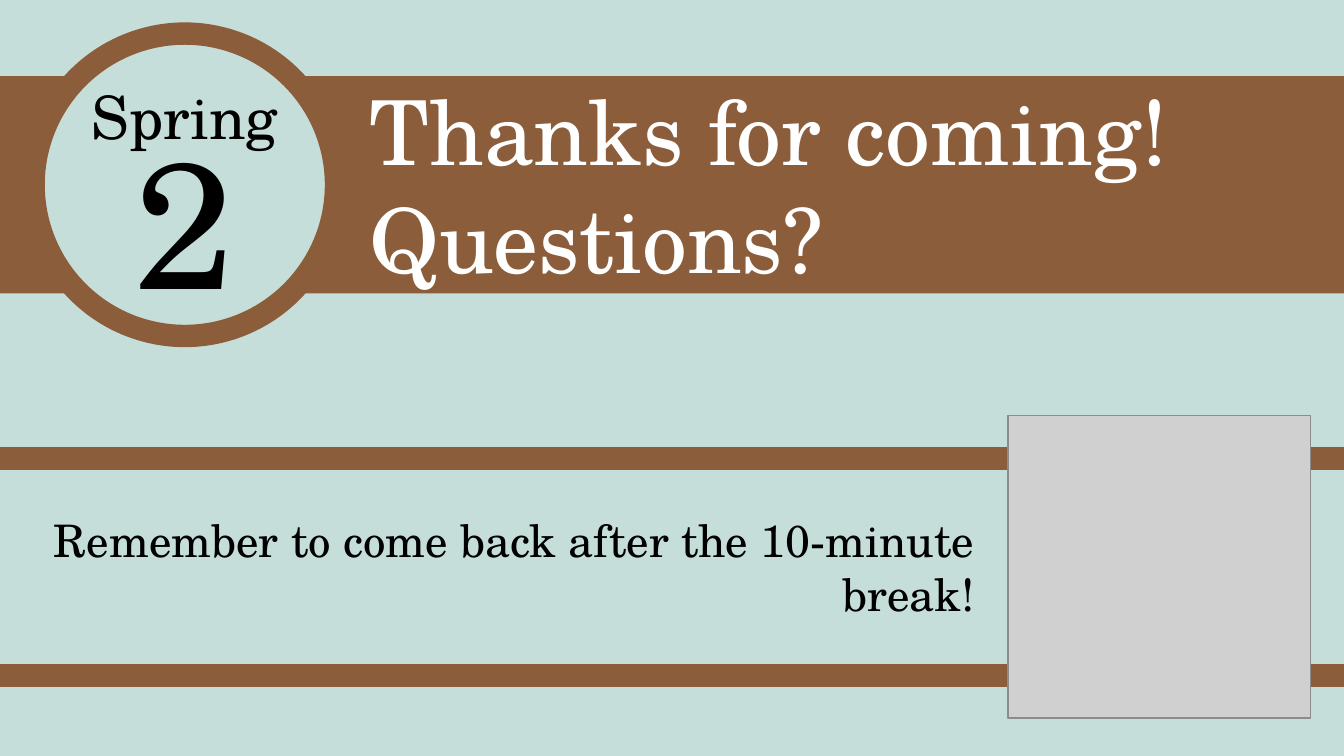
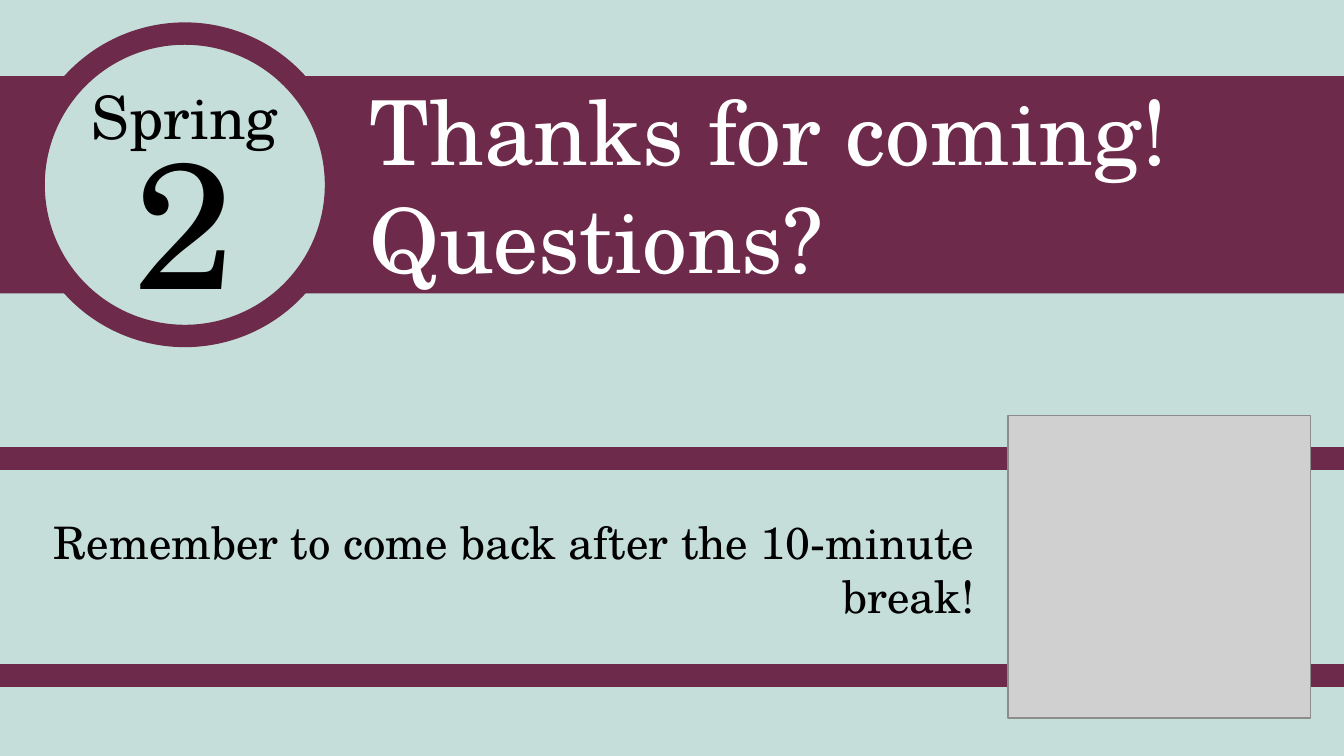
Before and after one commit to stuyprep/stuyprep.github.io, a slide deck: slide 47 of assets/26S2 Lesson_ Pronouns and Negative Numbers.pptx (slide 48 before the commit). Drawn at 1344x756 pixels with LibreOffice and Linux fonts; fonts in the diff are those of the drawing; grey boxes stand for pictures. Boxes give left, top, right and bottom in pixels: in the first picture for what was removed or moved away, otherwise in the second. Text is boxed around its words. In the diff, an @@ line names an element or a change of style, - is before the commit and + after.

```diff
--- a/assets/26S2 Lesson_ Pronouns and Negative Numbers.pptx
+++ b/assets/26S2 Lesson_ Pronouns and Negative Numbers.pptx
@@ ellipse "Spring" at box(34, 34, 336, 336): outline #8B5D3A 12 pt to #6D2A4B 12 pt @@
@@ rectangle at box(0, 77, 1344, 294): fill #8B5D3A to #6D2A4B @@
@@ rectangle at box(0, 458, 1344, 676): outline #8B5D3A 12 pt to #6D2A4B 12 pt @@
@@ text "Remember to come back after ..." at box(54, 526, 974, 614): vertical alignment top to middle @@
```
Also in this commit, not shown: 46 other slides changed, 1 slide removed, 5 other files.
